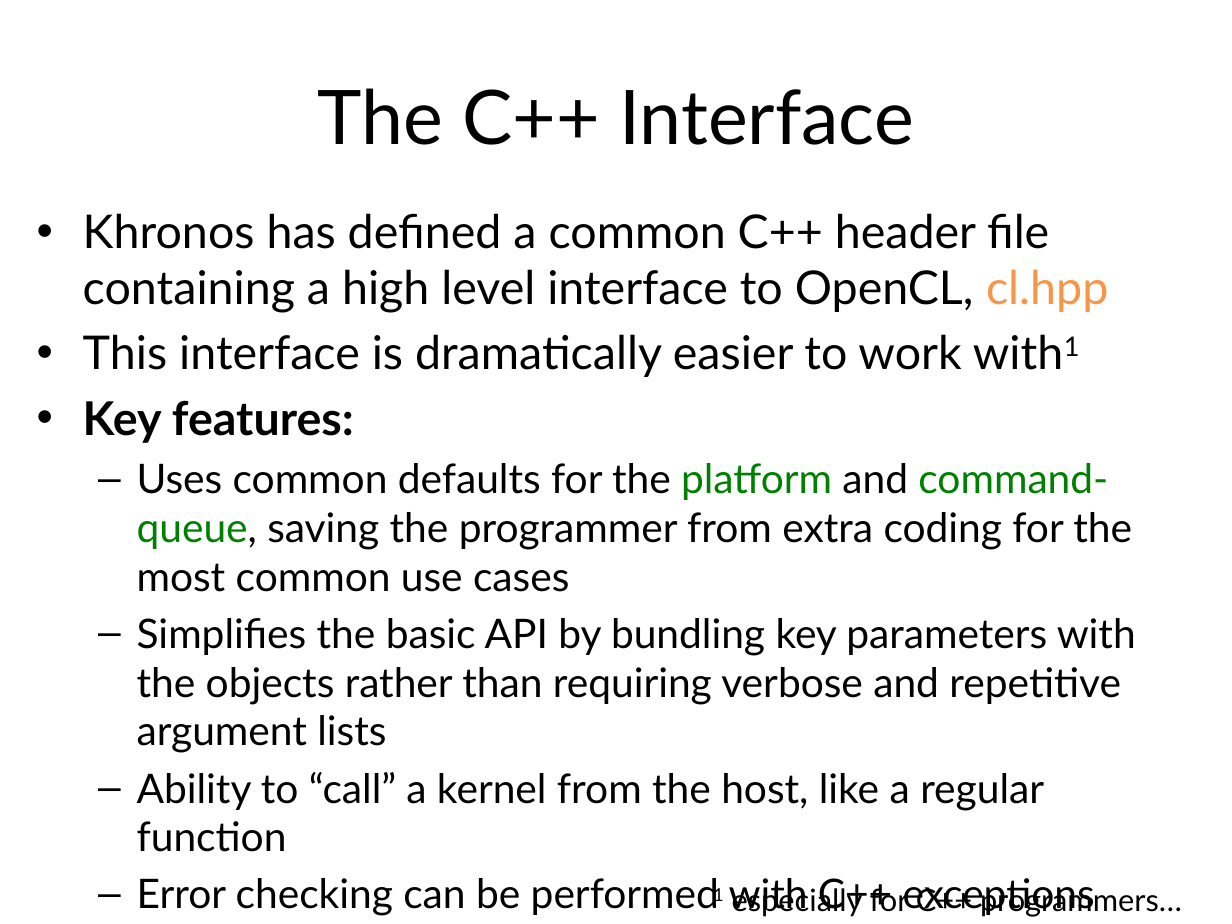
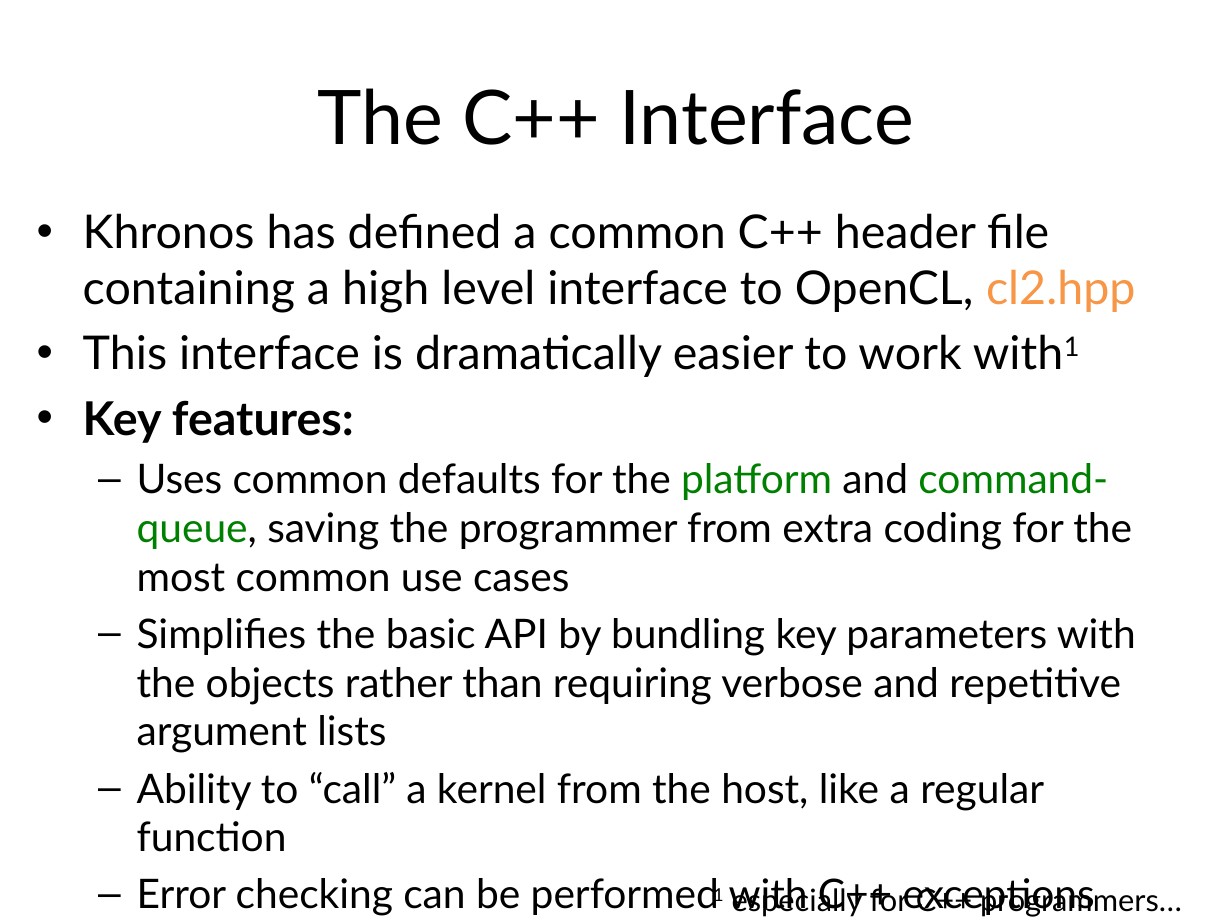
Before and after one commit to UoB-HPC/opencl-training-code, a slide deck: slide 20 of slides/advanced_intro.pptx. Drawn at 1232x924 pixels with LibreOffice and Linux fonts; fonts in the diff are those of the drawing. Boxes give left, top, right and bottom in pixels: in the first picture for what was removed or moved away, otherwise in the second. Text is boxed around its words. In the diff, an @@ line names an element or a change of style, - is before the commit and + after.

```diff
--- a/slides/advanced_intro.pptx
+++ b/slides/advanced_intro.pptx
@@ text at [83, 213, 1135, 313]: text changed @@
-• Khronos has defined a common C++ header file containing a high level interface to OpenCL, cl.hpp
+• Khronos has defined a common C++ header file containing a high level interface to OpenCL, cl2.hpp
```
Also in this commit, not shown: 1 other slide changed.
